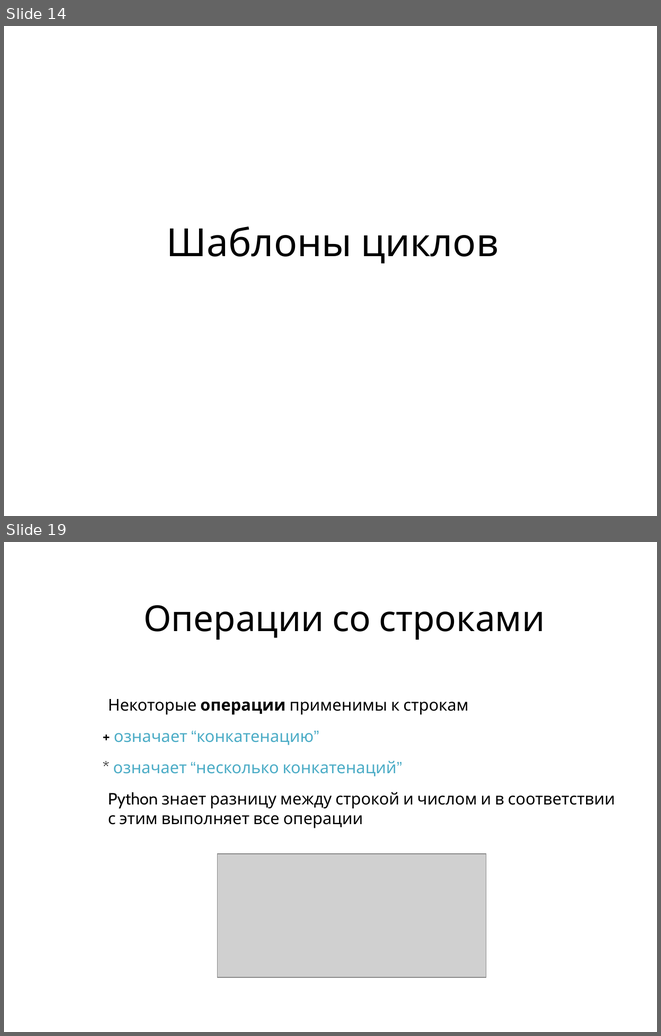
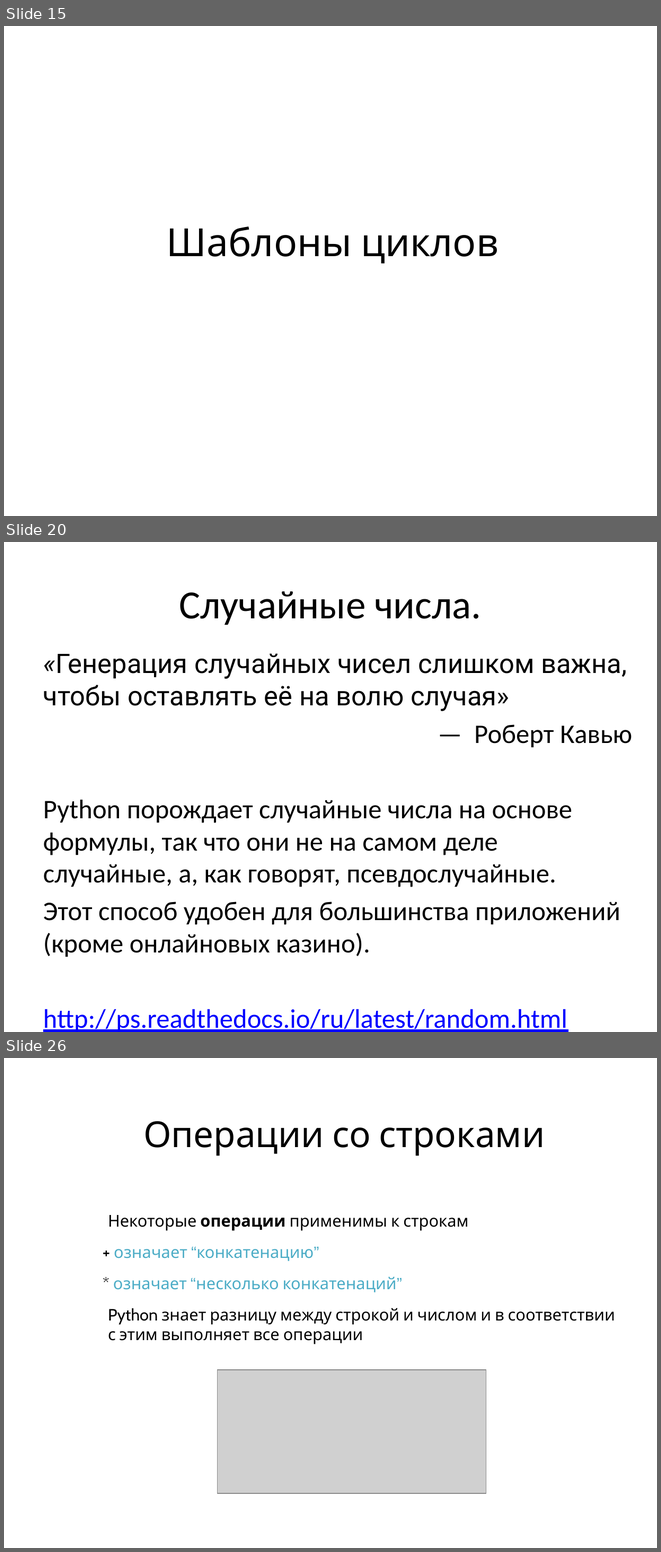
Before and after one commit to maxchv/LearnPython, a slide deck: week02/04.Loops.pptx. Shown one above the other, each under a label of ours: slides 14 and 19 before the commit, slides 15, 20 and 26 after it; the slides between them are not shown. The pictures are 661x1036 and 661x1552 pixels, drawn with LibreOffice and Linux fonts; fonts in the diff are those of the drawing; grey boxes stand for pictures. Boxes give left, top, right and bottom in pixels: in the first picture for what was removed or moved away, otherwise in the second. Text is boxed around its words. In the diff, an @@ line names an element or a change of style, - is before the commit and + after.

```diff
--- a/week02/04.Loops.pptx
+++ b/week02/04.Loops.pptx
@@ slide 20 added at bbox=[4, 542, 657, 1032], background #FFFFFF @@
@@ title added at bbox=[179, 591, 482, 625], 44 pt, text #000000 @@
+Случайные числа.
@@ text added at bbox=[43, 653, 632, 1032], 29.6 pt, text #000000 @@
+«Генерация случайных чисел слишком важна, чтобы оставлять её на волю случая»
+— Роберт Кавью
+Python порождает случайные числа на основе формулы, так что они не на самом деле случайные, а, как говорят, псевдослучайные.
+Этот способ удобен для большинства приложений (кроме онлайновых казино).
+http://ps.readthedocs.io/ru/latest/random.html
@@ what was slide 14 is now slide 15 @@
@@ what was slide 19 is now slide 26 @@
```
Also in this commit, not shown: 12 slides changed, 7 other slides added, 1 slide removed, 8 other files.
